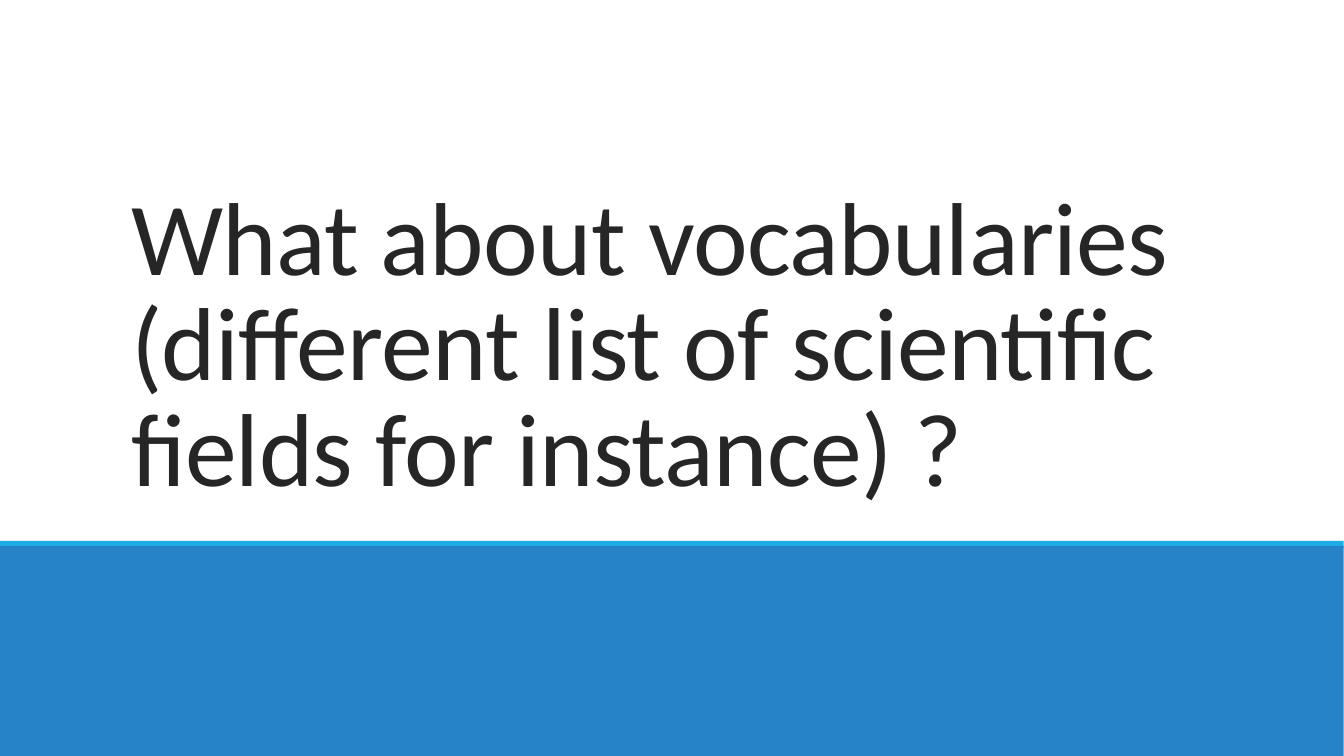
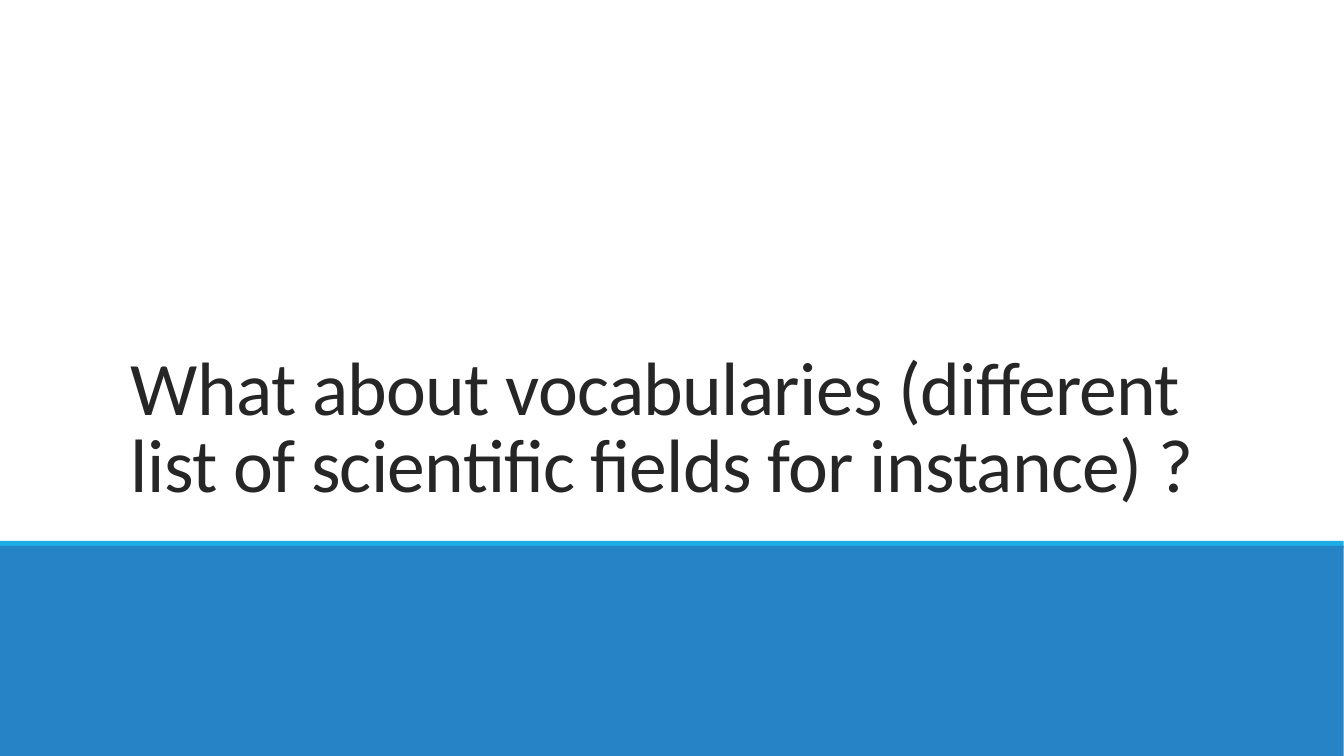
Before and after one commit to vivo-community/DSpace-VIVO, a slide deck: slide 7 of releng/ca.uqam.dspace2vivo.model.conceptual/Architectural Plan.pptx. Drawn at 1344x756 pixels with LibreOffice and Linux fonts; fonts in the diff are those of the drawing. Boxes give left, top, right and bottom in pixels: in the first picture for what was removed or moved away, otherwise in the second. Text is boxed around its words. In the diff, an @@ line names an element or a change of style, - is before the commit and + after.

```diff
--- a/releng/ca.uqam.dspace2vivo.model.conceptual/Architectural Plan.pptx
+++ b/releng/ca.uqam.dspace2vivo.model.conceptual/Architectural Plan.pptx
@@ text "What about vocabularies (different list ..." at [131, 360, 1180, 503]: size 74 to 54 pt; list level 2 to 1 in "What about vocabularies (different list ..." @@
```
Also in this commit, not shown: 12 other slides changed.
